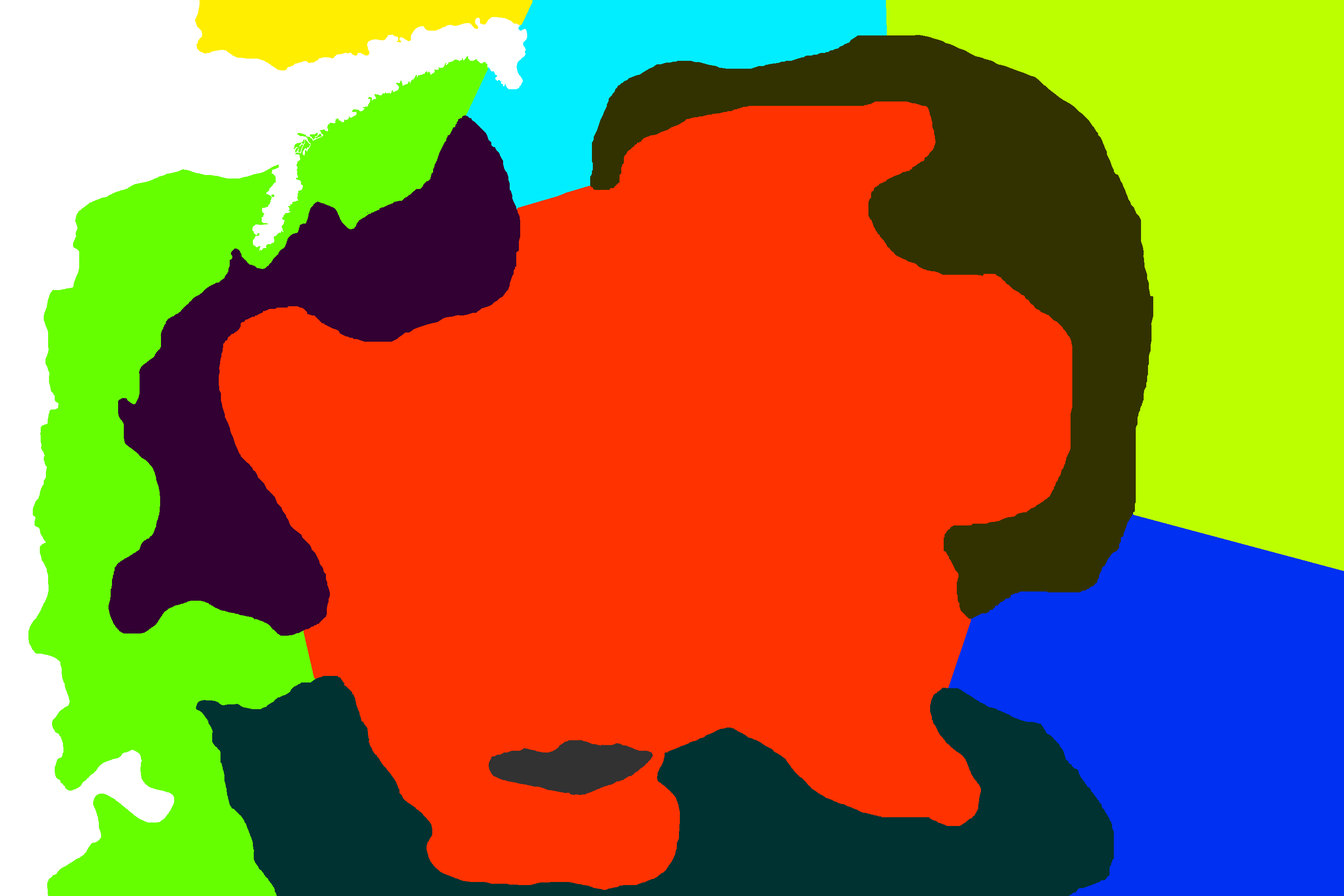
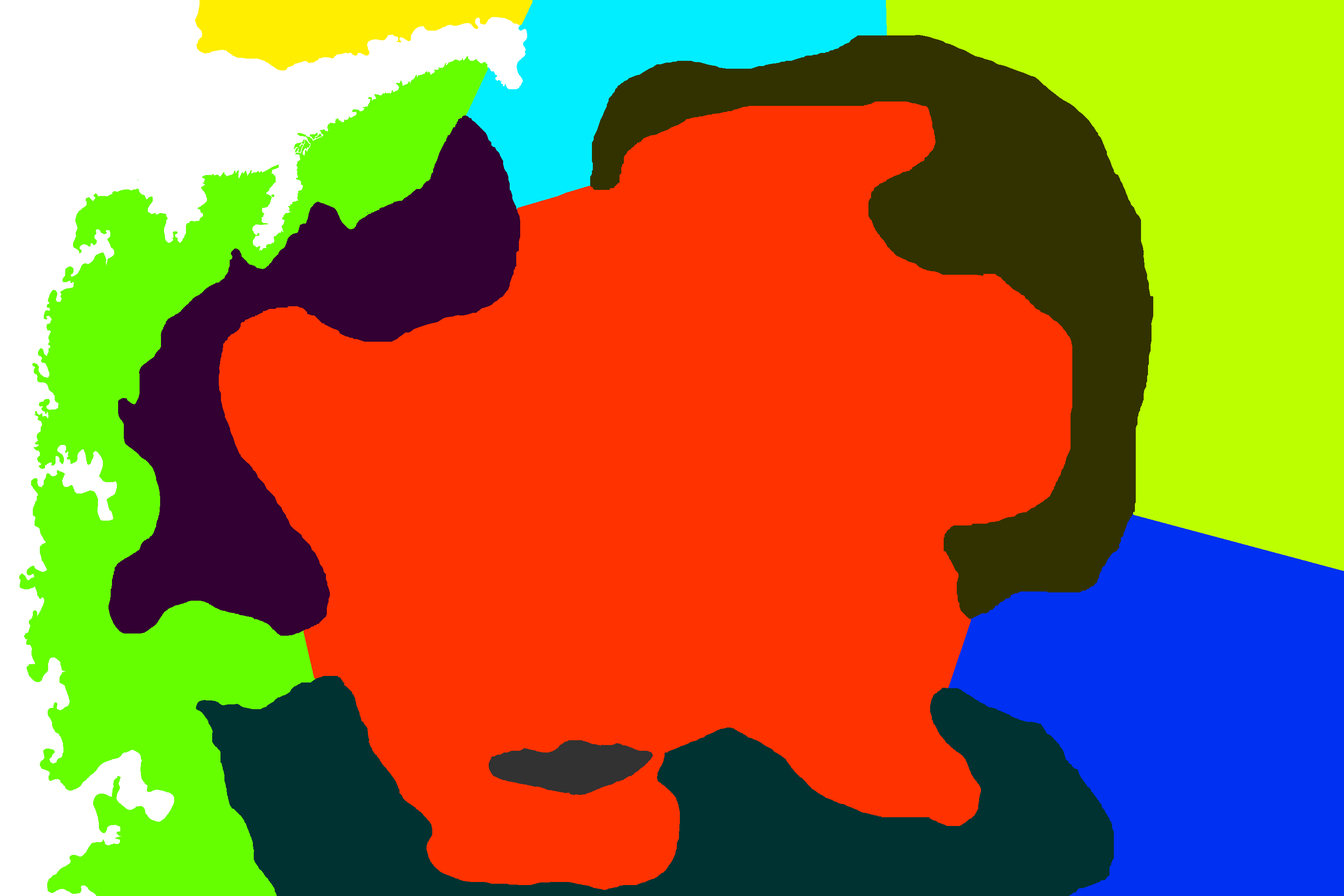
Comparing the layer stacks of the two 1344 x 896 images. Changes:
painted on "newprovinces" over (x1=19, y1=169, x2=262, y2=896)
